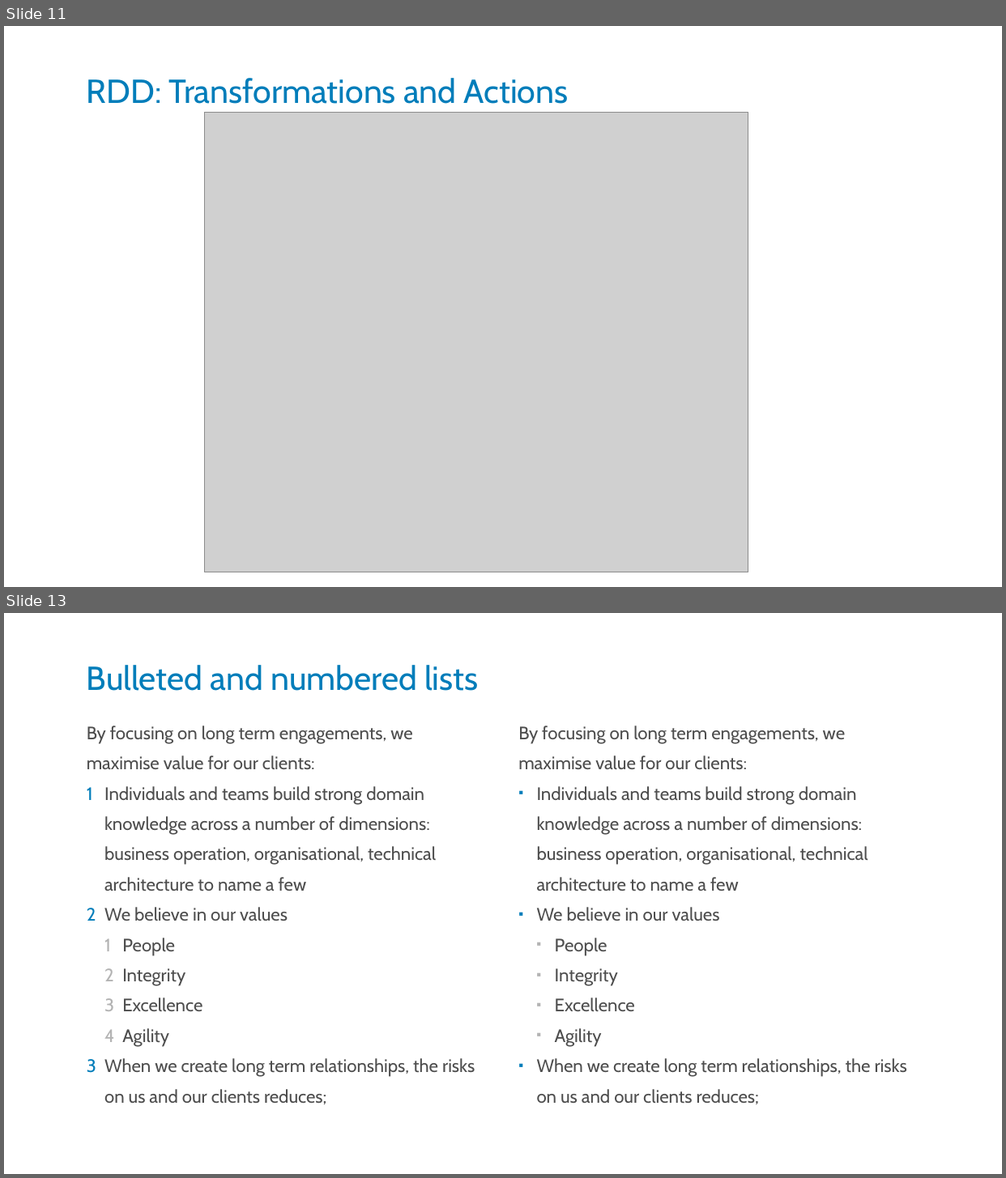
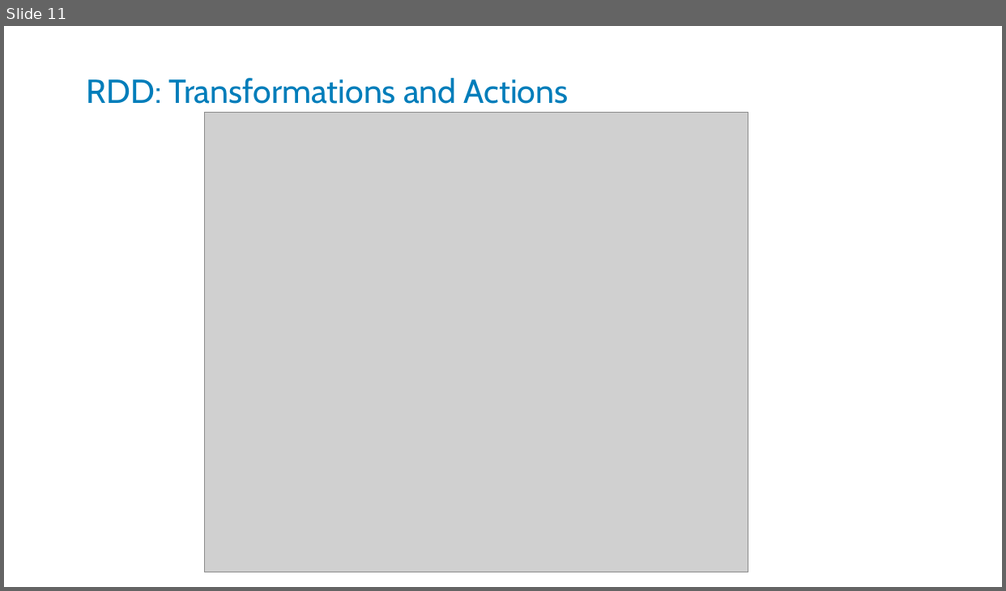
Before and after one commit to kstanaszek/SparkAndScalaInTandem, a slide deck: src/main/resources/slides.pptx. Shown one above the other, each under a label of ours: slides 11 and 13 before the commit, slide 11 after it; the slides between them are not shown. The pictures are 1006x1178 and 1006x591 pixels, drawn with LibreOffice and Linux fonts; fonts in the diff are those of the drawing; grey boxes stand for pictures. Boxes give left, top, right and bottom in pixels: in the first picture for what was removed or moved away, otherwise in the second. Text is boxed around its words. In the diff, an @@ line names an element or a change of style, - is before the commit and + after.

Commit message:
slides updated

```diff
--- a/src/main/resources/slides.pptx
+++ b/src/main/resources/slides.pptx
@@ slide 13 removed at <box>4,613,1002,1174</box>, background #FFFFFF @@
@@ title removed at <box>87,665,478,691</box> @@
-Bulleted and numbered lists
@@ text removed at <box>87,726,475,1105</box> @@
-By focusing on long term engagements, we maximise value for our clients:
-1 Individuals and teams build strong domain knowledge across a number of dimensions: business operation, organisational, technical architecture to name a few
-2 We believe in our values
-  1 People
-  2 Integrity
-  3 Excellence
-  4 Agility
-3 When we create long term relationships, the risks on us and our clients reduces;
@@ text removed at <box>518,726,907,1105</box> @@
-By focusing on long term engagements, we maximise value for our clients:
-▪ Individuals and teams build strong domain knowledge across a number of dimensions: business operation, organisational, technical architecture to name a few
-▪ We believe in our values
-  ▪ People
-  ▪ Integrity
-  ▪ Excellence
-  ▪ Agility
-▪ When we create long term relationships, the risks on us and our clients reduces;
```
Also in this commit, not shown: 5 slides added, 2 other slides removed.
